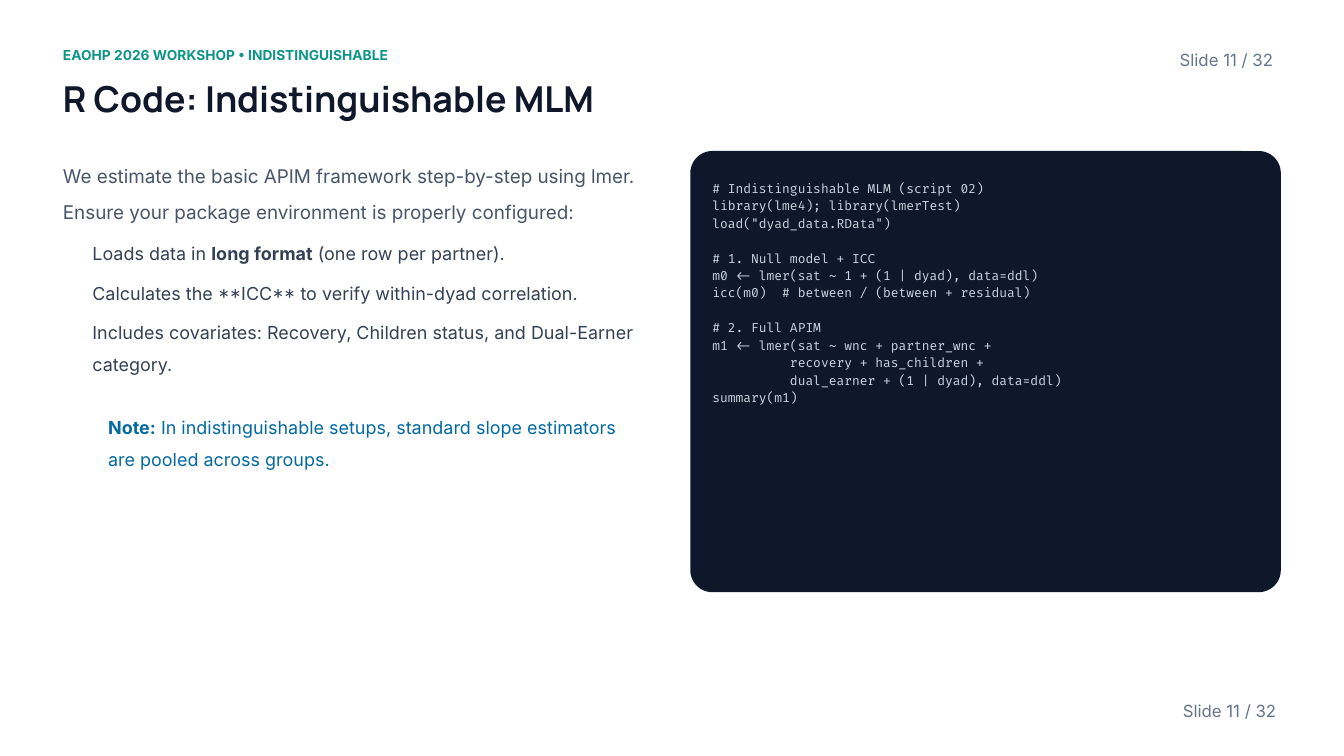
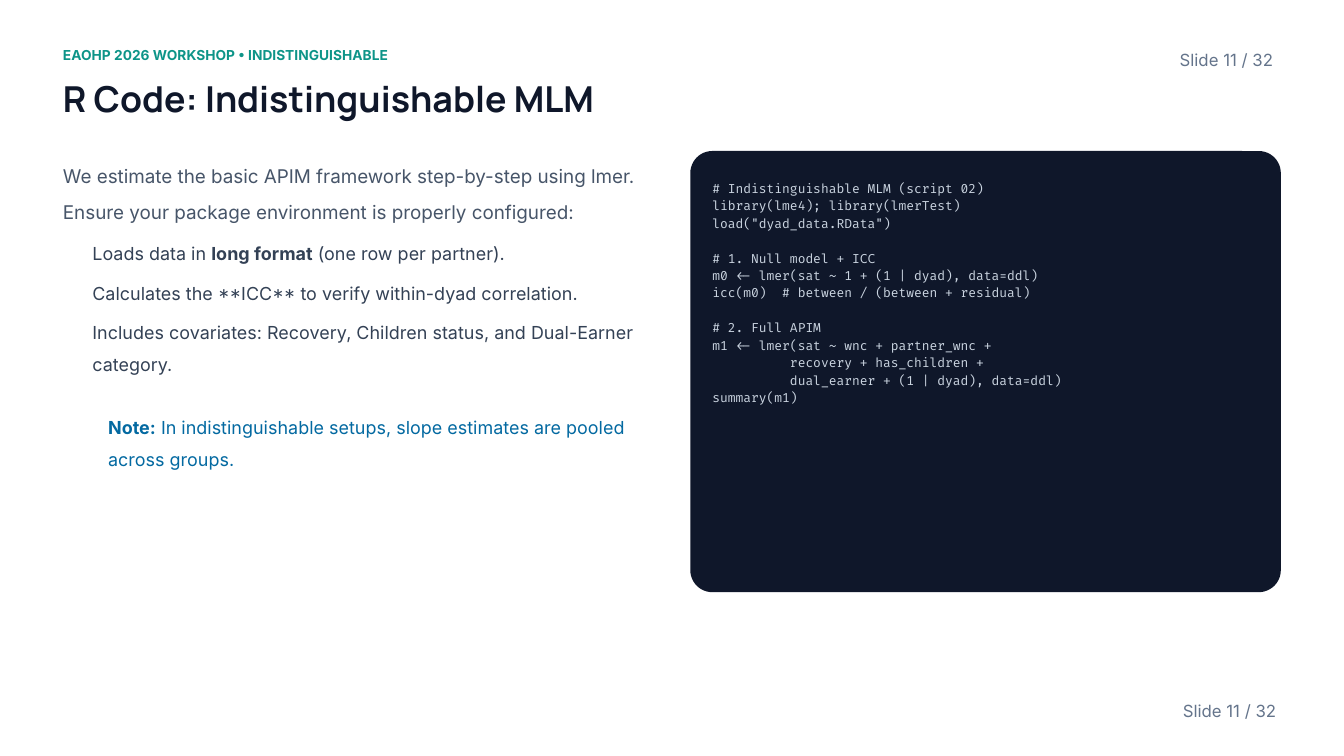
Before and after one commit to michaelides/apim, a slide deck: slide 11 of Dyadic Data Analysis in R.pptx. Drawn at 1344x756 pixels with LibreOffice and Linux fonts; fonts in the diff are those of the drawing; background and template pictures are left out. Boxes give left, top, right and bottom in pixels: in the first picture for what was removed or moved away, otherwise in the second. Text is boxed around its words. In the diff, an @@ line names an element or a change of style, - is before the commit and + after.

```diff
--- a/Dyadic Data Analysis in R.pptx
+++ b/Dyadic Data Analysis in R.pptx
@@ text at <box>108,420,624,470</box>: text changed @@
-Note: In indistinguishable setups, standard slope estimators are pooled across groups.
+Note: In indistinguishable setups, slope estimates are pooled across groups.
```
Also in this commit, not shown: 14 other slides changed, 20 other files.
